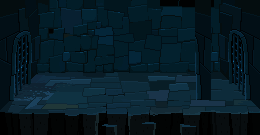
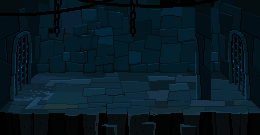
Layer changes from the first 260 × 135 image to the second:
added group "View1Foreground.png" with 3 layers above "Areas" over box(0, 0, 218, 37)
added layer "Cadena 0002 copy" in group "View1Foreground.png" over box(130, 0, 138, 37)
added layer "Cadena 0002" in group "View1Foreground.png" over box(54, 0, 62, 37)
added layer "Cable 0002" in group "View1Foreground.png" over box(0, 0, 218, 16)
